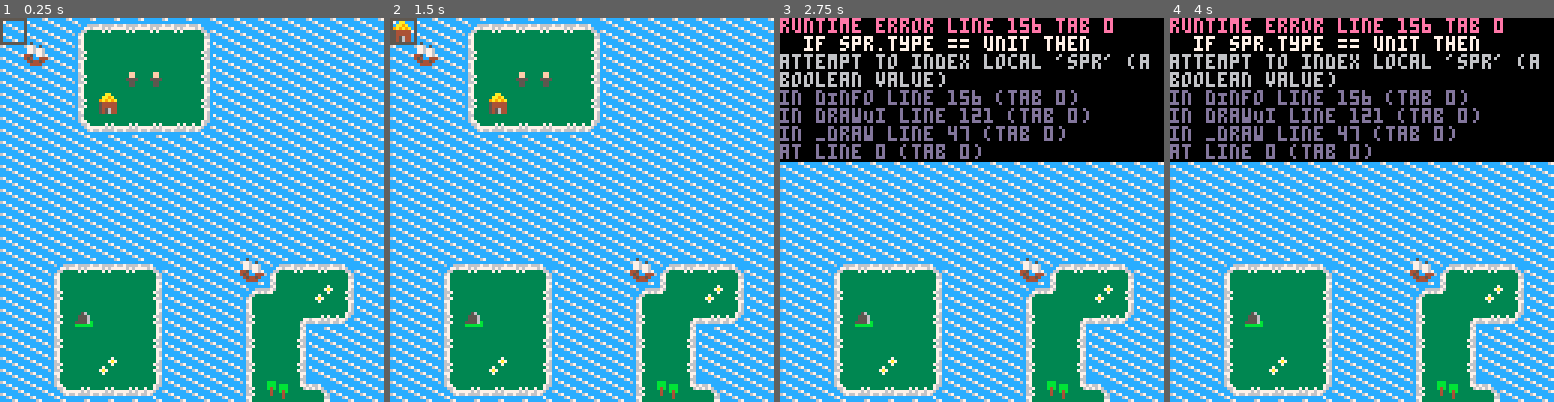
Above: before the commit, frames 1-4 (left to right).
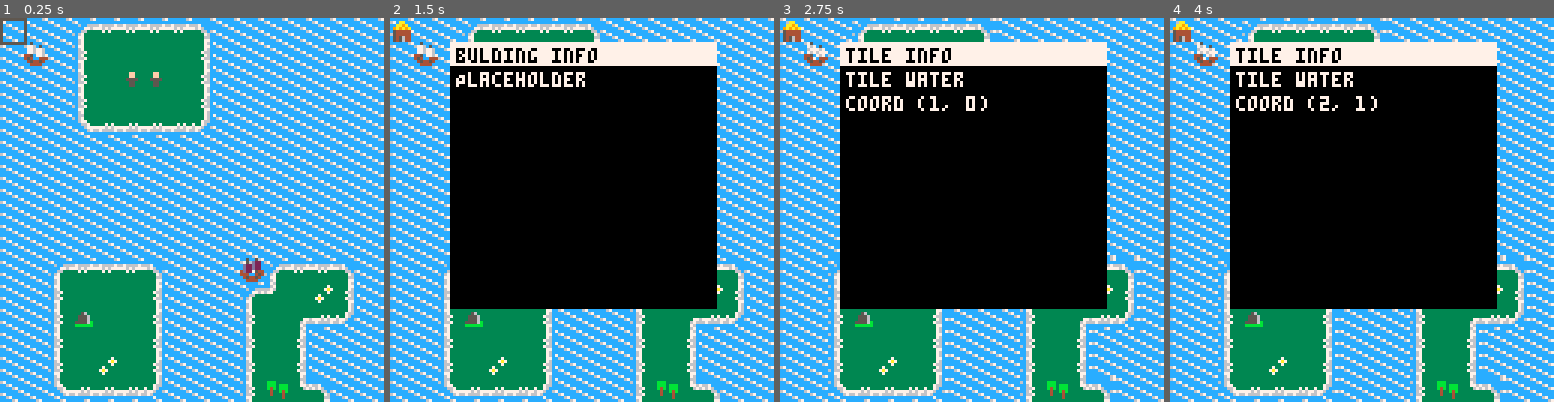
Above: after the commit, the same moments.

Repository: ignoreintuition/archipelago
Game: PICO-8 cartridge archipelago.p8
Same seed, same stepped clock (60 frames per second), same inputs: the game is played once before the commit and once after it.
Inputs:
- Up to frame 1 (0.25 s): no input
- Up to frame 2 (1.5 s): tap X (X key) at 0.33, 1.07 s; tap O (Z key) at 0.7 s
- Up to frame 3 (2.75 s): hold Right 1.6-2.1 s; tap O (Z key) at 1.7, 2.1, 2.5 s; tap X (X key) at 1.85 s; hold Up 2.15-2.42 s; hold Right from 2.47 s (still down)
- Up to frame 4 (4 s): tap O (Z key) at 2.9, 3.3, 3.7 s; tap X (X key) at 2.97 s; release Right at 3.03 s; hold Left 3.08-3.58 s; hold Down 3.63-3.97 s

The runs differ from the first frame. In frame 1, 0.4% of the frame differs, in the area x 25-69%, y 19-68%; in frame 2, 48%; in frame 3, 61%; in frame 4, 61%, in the area x 0-100%, y 0-100%.
Error before the commit: runtime error line 156 tab 0; if spr.type == unit then; attempt to index local 'spr' (a boolean value)

Commit message:
Added enemy ship

Diff:
--- a/archipelago.p8
+++ b/archipelago.p8
@@ -1,7 +1,10 @@
 pico-8 cartridge // http://www.pico-8.com
 version 41
 __lua__
+--Archipelago
+--by IgnoreIntuition
 --game
+#include src/classEntity.lua
 #include src/game.lua
 #include src/helpers.lua
 #include src/dialog.lua
@@ -12,24 +15,25 @@
 #include src/unit.lua
 #include src/building.lua
 #include src/sprites.lua
+#include src/enemy.lua
 -->8
 __gfx__
-00000000cccccc67cccccccccc673333333376c733333333cccccc67cccccc67cccccc67cc663333333376c73333333333333333333366cccc76333333333333
-0000000067cccccccccccccc6c773333333377cc33333333cccccccc67cccccccccccccc6c673333333376cc3333333333333333333376cccc67333333333733
-00600600cc67cccccccccccccc673333333376cc3333333367666676cc6cc666667ccccccc677333333766cc3333333333333333333377676676333333337a73
-00066000cccc67cccccccccccc667333333766cc3337373377676777cccc77677676ccccccc6673373376ccc3333333333333333333336766773333333333733
-00066000cccccc67cccccccccc673333333376c77776767733737333ccc6633333366c67cccc67776776cc676763333333333776333333333333333333733333
-0060060067cccccccccccccc6c667333333766cc67666676333333336c673333333376cc67ccc676676ccccc7677333333336766333333333333333337a73333
-00000000cc67cccccccccccccc773333333377cccccccccc33333333cc773333333366cccc67ccccccc7cccccc673333333376cc333333333333333333733333
-00000000cccc67cccccccccccc673333333376cccccc67cc33333333cc673333333377cccccc67cccccc67cccc663333333367cc333333333333333333333333
-3333333333333333333333330050000000500000000000000000000000000000000aaa0000056000000000000000000000000000000000000000000000000000
-333333333bbb3333333333330776050007670500000aa00000000000000ff000aaa000aa00056000000000000000000000000000000000000000000000000000
-333563333bbb3bbb33333333077677600677767000aa9a00000ff000000ff000999aaa0006656660000000000000000000000000000000000000000000000000
-335556333b4b3bbb33333333077677600767677009a9a9a0000ff00000000000000999aa00056000000566000000000000000000000000000000000000000000
-3355563333433b4b333333334450776044507670054444400055550000055000aaa0009906056060005666600000000000000000000000000000000000000000
-355556b333433343333333334540044445400444054444400005500000055000999aaa0060056006056466660000000000000000000000000000000000000000
-3bbbbbb333333343333333330454454004544540054564400005500000055000000999aa56056060054146660000000000000000000000000000000000000000
-3333333333333333333333330044440000444400054564400000000000000000aaa0009905656600054146660000000000000000000000000000000000000000
+00000000cccccc6767cccccccc673333333376c733333333cccccc67cccccc67cccccc67cc663333333376c73333333333333333333366cccc76333333333333
+0000000067cccccccc67cccc6c773333333377cc33333333cccccccc67cccccccccccccc6c673333333376cc3333333333333333333376cccc67333333333733
+00600600cc67cccccccc67cccc673333333376cc3333333367666676cc6cc666667ccccccc677333333766cc3333333333333333333377676676333333337a73
+00066000cccc67cccccccc67cc667333333766cc3337373377676777cccc77677676ccccccc6673373376ccc3333333333333333333336766773333333333733
+00066000cccccc6767cccccccc673333333376c77776767733737333ccc6633333366c67cccc67776776cc676763333333333776333333333333333333733333
+0060060067cccccccc67cccc6c667333333766cc67666676333333336c673333333376cc67ccc676676ccccc7677333333336766333333333333333337a73333
+00000000cc67cccccccc67cccc773333333377cccccccccc33333333cc773333333366cccc67ccccccc7cccccc673333333376cc333333333333333333733333
+00000000cccc67cccccccc67cc673333333376cccccc67cc33333333cc673333333377cccccc67cccccc67cccc663333333367cc333333333333333333333333
+3333333333333333333333330050000000500000000000000000000000000000000aaa0000056000000000000000050000000500000000000000000000000000
+333333333bbb3333333333330776050007670500000aa00000000000000ff000aaa000aa00056000000000000050d22000502d20000000000000000000000000
+333563333bbb3bbb33333333077677600677767000aa9a00000ff000000ff000999aaa0006656660000000000d22d22002d222d0000000000000000000000000
+335556333b4b3bbb33333333077677600767677009a9a9a0000ff00000000000000999aa00056000000566000d22d220022d2d20000000000000000000000000
+3355563333433b4b333333334450776044507670054444400055550000055000aaa0009906056060005666600d22054402d20544000000000000000000000000
+355556b333433343333333334540044445400444054444400005500000055000999aaa0060056006056466664440045444400454000000000000000000000000
+3bbbbbb333333343333333330454454004544540054564400005500000055000000999aa56056060054146660454454004544540000000000000000000000000
+3333333333333333333333330044440000444400054564400000000000000000aaa0009905656600054146660044440000444400000000000000000000000000
 00000000000000000000000000000000000000000000000000000000000000000000000000000000000000000000000000000000000000000000000000000000
 00000000000000000000000000000000000000000000000000000000000000000000000000000000000000000000000000000000000000000000000000000000
 00000000000000000000000000000000000000000000000000000000000000000000000000000000000000000000000000000000000000000000000000000000
@@ -47,7 +51,7 @@
 44900000000006660888855005555500080000800000000000000000000000000000000000000000000000000000000000000000000000000000000000000000
 09000000000000660000000000555000008888000000000000000000000000000000000000000000000000000000000000000000000000000000000000000000
 __gff__
-00010103030303030303030303030302020202151902060a1200000000000000000000000000000000000000000000000000000000000000000000000000000000000000000000000000000000000000000000000000000000000000000000000000000000000000000000000000000000000000000000000000000000000000
+00050903030303030303030303030302020202151902060a1200002529000000000000000000000000000000000000000000000000000000000000000000000000000000000000000000000000000000000000000000000000000000000000000000000000000000000000000000000000000000000000000000000000000000
 0000000000000000000000000000000000000000000000000000000000000000000000000000000000000000000000000000000000000000000000000000000000000000000000000000000000000000000000000000000000000000000000000000000000000000000000000000000000000000000000000000000000000000
 __map__
 0101010706060606080101010101010101010101010101010101010101010101010101010101010101010101010101010101010101010101010101010101010101010101010101010101010101010101010101010101010101010101010101010101010101010101010101010101010101010101010101010101010101010101
--- a/src/building.lua
+++ b/src/building.lua
@@ -13,7 +13,10 @@
   spr(b.spr, b.x * 8, b.y * 8)
 end
 
+function updateBuilding(b)
+end
+
 function selectBuilding(b)
-  b.sel = true
-  return b.sel
+  dialog("bulding info", { "Placeholder" }, "lg")
+  return dMode
 end
--- /dev/null
+++ b/src/classEntity.lua
@@ -0,0 +1,20 @@
+global = _ENV
+class = setmetatable({
+    new = function(_ENV, tbl)
+        tbl = tbl or {}
+        setmetatable(tbl, {
+            __index = _ENV
+        })
+        return tbl
+    end,
+
+    init = function()
+    end
+}, {
+    __index = _ENV
+})
+
+entity = class:new({
+    x = 0,
+    y = 0
+})
--- /dev/null
+++ b/src/enemy.lua
@@ -0,0 +1,14 @@
+function initEnemy()
+  enemyX = 10
+  enemyY = 10
+end
+
+function updateEnemy()
+if (timer % 60 == 0) then
+    enemyX = enemyX - 1
+  end
+end
+
+function drawEnemy()
+  spr(27, enemyX*8, enemyY*8)
+end
--- a/src/game.lua
+++ b/src/game.lua
@@ -25,6 +25,7 @@
 
     initMap()
     initSprites()
+    initEnemy()
     initUi()
     initToolbar()
     printh("Locked and stocked.")
@@ -35,12 +36,14 @@
     timer = timer - 1
     updateMap()
     updateSprites()
+    updateEnemy()
     updateUi()
 end
 
 function _draw()
     drawMap()
     drawSprites()
+    drawEnemy()
     drawToolbar()
     drawDialog()
     drawUi()
--- a/src/helpers.lua
+++ b/src/helpers.lua
@@ -13,3 +13,13 @@
     tile = mget(x, y)
     return fget(tile, type)
 end
+
+function swapTile(x,y)
+  tile=mget(x,y)
+  mset(x,y,tile+1)
+ end
+
+ function unswapTile(x,y)
+  tile=mget(x,y)
+  mset(x,y,tile-1)
+ end
--- a/src/map.lua
+++ b/src/map.lua
@@ -3,14 +3,29 @@
 end
 
 function updateMap()
-
+  mapX = flr(c.x / 16) * 16
+  mapY = flr(c.y / 16) * 16
+  if timer % 30 == 0 then
+    toggleTile()
+  end
 end
 
 function drawMap()
-    cls()
-    mapX = flr(c.x / 16) * 16
-    mapY = flr(c.y / 16) * 16
-    camera(mapX * 8, mapY * 8)
+  cls()
 
-    map(0, 0, 0, 0, 128, 64)
+  camera(mapX * 8, mapY * 8)
+
+  map(0, 0, 0, 0, 128, 64)
 end
+
+function toggleTile()
+  for x = mapX, mapX + 15 do
+    for y = mapY, mapY + 15 do
+      if isTile(2, x, y) then
+        swapTile(x, y)
+      elseif isTile(3, x, y) then
+        unswapTile(x, y)
+      end
+    end
+  end
+end
--- a/src/sprites.lua
+++ b/src/sprites.lua
@@ -1,7 +1,7 @@
 sprites = {}
 
 function initSprites()
-    for i, v in ipairs({{ship, 1, 1}, {ship, 10, 10}, {ship, 18, 3}, {troop, 5, 2}, {troop, 6, 2}, {house, 4, 3}}) do
+    for i, v in ipairs({{ship, 1, 1}, {ship, 10, 10}, {ship, 18, 3}, {troop, 5, 2}, {troop, 6, 2}}) do
         addSprite(v)
     end
 end
@@ -10,6 +10,8 @@
     for i, v in ipairs(sprites) do
         if v.type == unit then
             updateUnit(v)
+        elseif v.type == building then
+            updateBuilding(v)
         end
     end
 end
@@ -36,7 +38,7 @@
             end
         end
     end
-    return
+    return false
 end
 
 function getSpriteInfo(x, y)
@@ -47,7 +49,7 @@
             end
         end
     end
-    return false
+    return {}
 end
 
 function moveSprite(x, y)
--- a/src/toolbar.lua
+++ b/src/toolbar.lua
@@ -21,8 +21,8 @@
 end
 
 function showToolbar()
-    tbx = 40 + 8 * activeAction
-    tby = 64
+    tbx = mapX * 8 + 40 + 8 * activeAction
+    tby = mapY * 8 + 64
     rect(tbx, tby, tbx + 8, tby + 8, 5)
     if btnp(0) then
         activeAction = (activeAction - 1) % 5
--- a/src/ui.lua
+++ b/src/ui.lua
@@ -41,9 +41,8 @@
 
 function action(x, y)
   if mode == sMode then
-    if selectSprite(x, y) then
-      mode = mMode
-    else
+    mode = selectSprite(x, y)
+    if not mode then
       setToolbarActive(true)
       mode = tMode
     end
--- a/src/unit.lua
+++ b/src/unit.lua
@@ -43,7 +43,7 @@
 
 function selectUnit(u)
   u.sel = true
-  return u.sel
+  return mMode
 end
 
 function moveUnit(u, x, y)
Not shown, changed: dist/archipelago.p8.png
